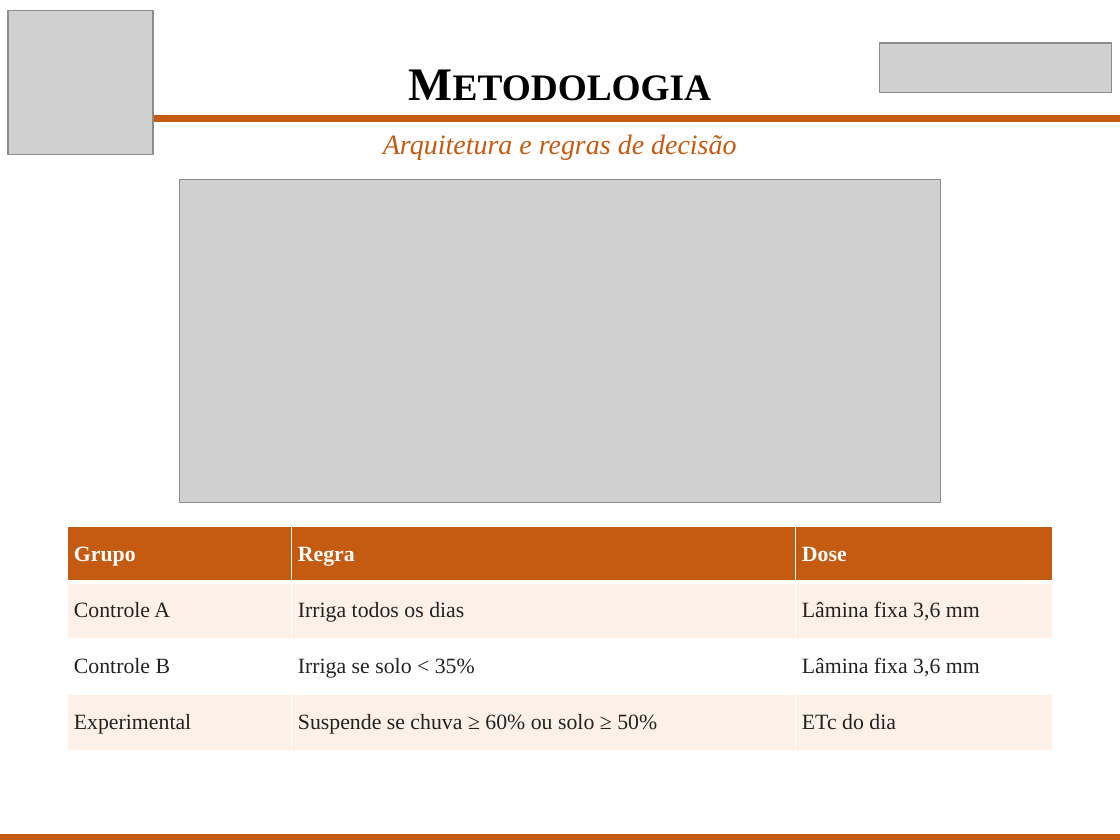
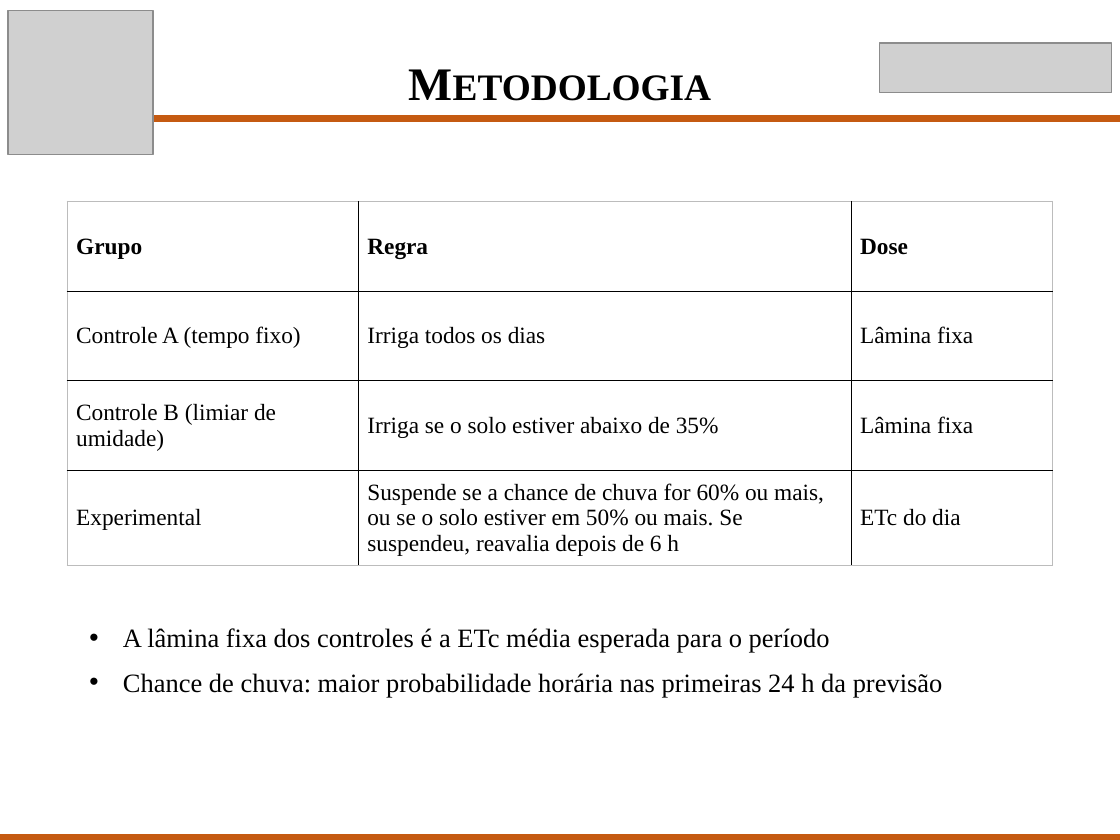
Before and after one commit to Scaglia05/irrigacao-inteligente, a slide deck: slide 6 of docs/p2/Apresentacao_TCC_P2.pptx (slide 5 before the commit). Drawn at 1120x840 pixels with LibreOffice and Linux fonts; fonts in the diff are those of the drawing; grey boxes stand for pictures. Boxes give left, top, right and bottom in pixels: in the first picture for what was removed or moved away, otherwise in the second. Text is boxed around its words. In the diff, an @@ line names an element or a change of style, - is before the commit and + after.

```diff
--- a/docs/p2/Apresentacao_TCC_P2.pptx
+++ b/docs/p2/Apresentacao_TCC_P2.pptx
@@ text removed at [383, 134, 736, 160] @@
-Arquitetura e regras de decisão
@@ picture removed at [179, 179, 941, 503] @@
@@ table at [67, 202, 1053, 560] @@
-row 2, column 1: Controle A
+row 2, column 1: Controle A (tempo fixo)
-row 2, column 3: Lâmina fixa 3,6 mm
+row 2, column 3: Lâmina fixa
-row 3: Controle B | Irriga se solo < 35% | Lâmina fixa 3,6 mm
+row 3: Controle B (limiar de umidade) | Irriga se o solo estiver abaixo de 35% | Lâmina fixa
-row 4, column 2: Suspende se chuva ≥ 60% ou solo ≥ 50%
+row 4, column 2: Suspende se a chance de chuva for 60% ou mais, ou se o solo estiver em 50% ou mais. Se suspendeu, reavalia depois de 6 h
@@ fill #C55A11 to none in row 1 @@
@@ fill #FDF1E7 to none in 6 cells @@
@@ fill #FFFFFF to none in row 3 @@
@@ size 14 to 15 pt in "Grupo", "Regra", "Dose", "Irriga todos os dias" and 2 more places @@
@@ text colour #FFFFFF to #000000 in "Grupo", "Regra", "Dose" @@
@@ text colour #222222 to #000000 in "Irriga todos os dias", "Experimental", "ETc do dia" @@
@@ borders changed @@
@@ table: place and size @@
-table at [67, 526, 1053, 750]
+table at [67, 202, 1053, 560]
@@ text added at [123, 628, 943, 698], 17 pt, text #000000 @@
+• A lâmina fixa dos controles é a ETc média esperada para o período
+• Chance de chuva: maior probabilidade horária nas primeiras 24 h da previsão
```
Also in this commit, not shown: 10 other slides changed, 2 slides added, 2 slides removed, 1 other file.
